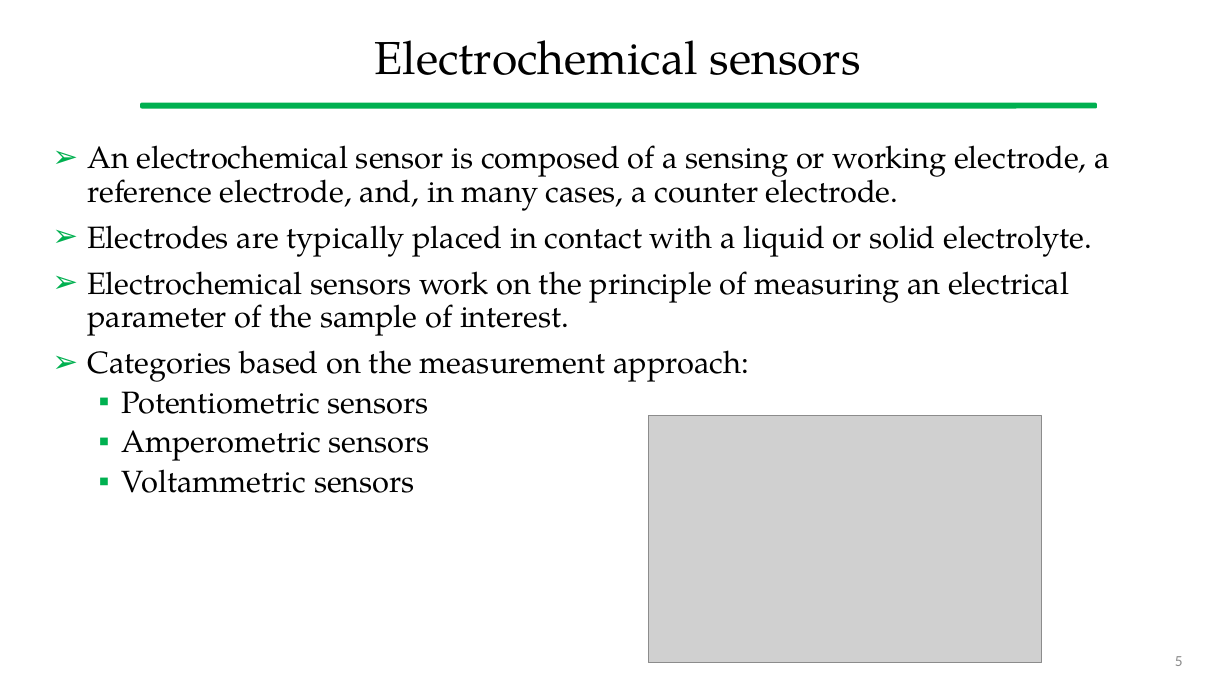
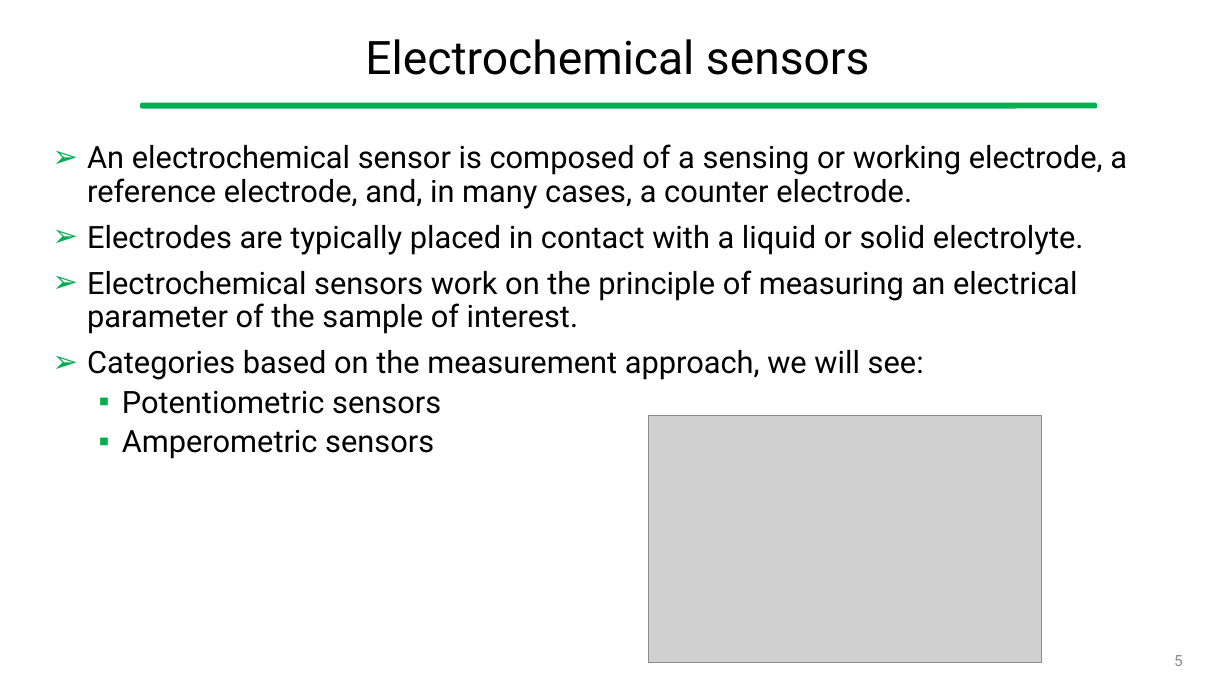
Before and after one commit to gcappon/bwthw, a slide deck: slide 5 of theory_03-wearable_sensors_part_2/theory_03-wearable_sensors_part_2.pptx. Drawn at 1232x693 pixels with LibreOffice and Linux fonts; fonts in the diff are those of the drawing; grey boxes stand for pictures. Boxes give left, top, right and bottom in pixels: in the first picture for what was removed or moved away, otherwise in the second. Text is boxed around its words. In the diff, an @@ line names an element or a change of style, - is before the commit and + after.

```diff
--- a/theory_03-wearable_sensors_part_2/theory_03-wearable_sensors_part_2.pptx
+++ b/theory_03-wearable_sensors_part_2/theory_03-wearable_sensors_part_2.pptx
@@ title "Electrochemical sensors" at [365,39,869,75]: font TeX Gyre Pagella to Roboto @@
@@ text at [87,144,1127,459]: font TeX Gyre Pagella to Roboto in "An electrochemical sensor is composed of a ...", "Electrodes are typically placed in contact with ...", "Electrochemical sensors work on the principle of ...", "Potentiometric sensors" and 1 more places @@
@@ text at [87,350,924,380]: text changed; font TeX Gyre Pagella to Roboto @@
-➢ Categories based on the measurement approach:
+➢ Categories based on the measurement approach, we will see:
@@ text at [122,460,415,493]: paragraph removed @@
-  ▪ Voltammetric sensors
```
Also in this commit, not shown: 33 other slides changed, 1 slide removed, 3 other files.
